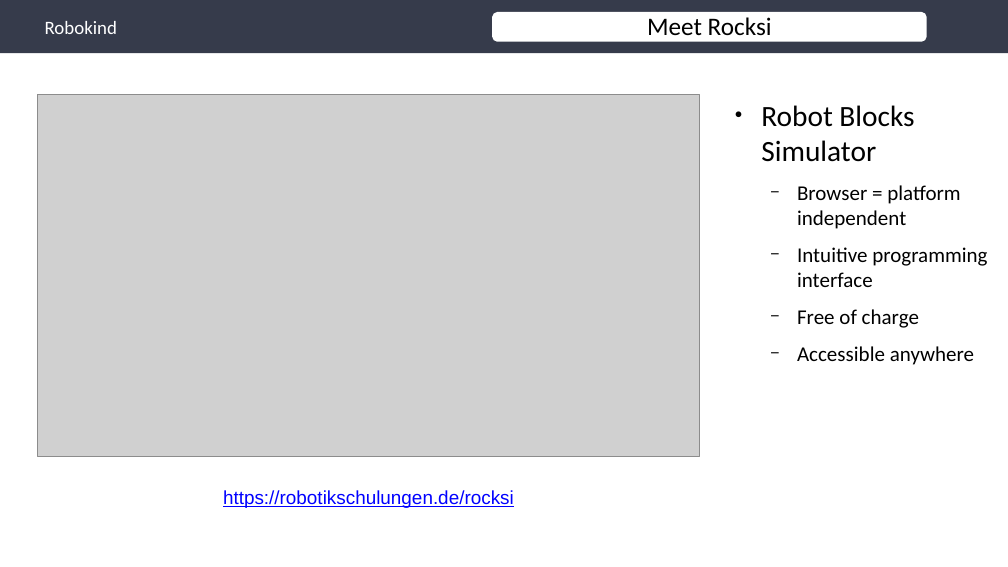
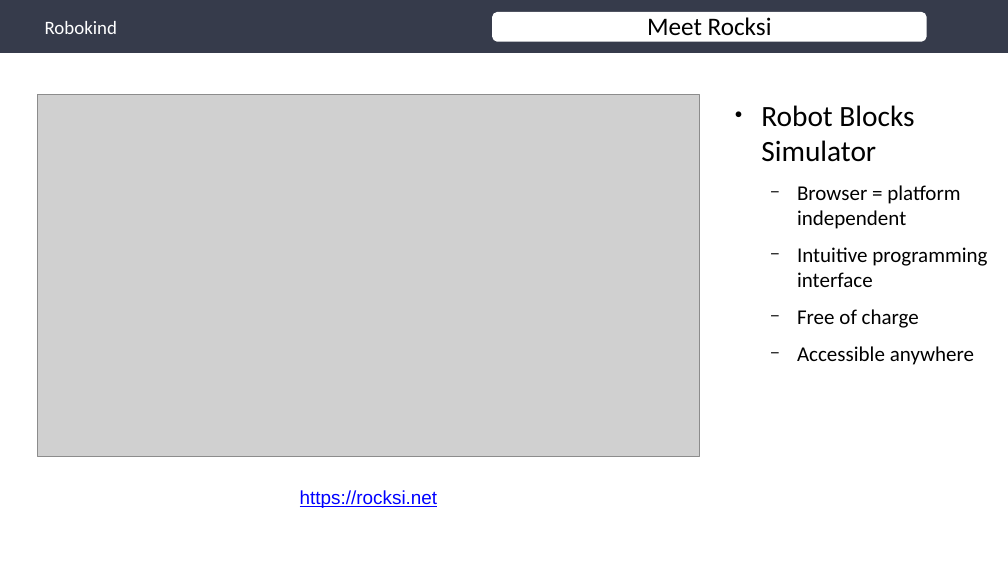
Before and after one commit to ndahn/Rocksi, a slide deck: slide 4 of doc/Rocksi.pptx. Drawn at 1008x567 pixels with LibreOffice and Linux fonts; fonts in the diff are those of the drawing; grey boxes stand for pictures; background and template pictures are left out. Boxes give left, top, right and bottom in pixels: in the first picture for what was removed or moved away, otherwise in the second. Text is boxed around its words. In the diff, an @@ line names an element or a change of style, - is before the commit and + after.

```diff
--- a/doc/Rocksi.pptx
+++ b/doc/Rocksi.pptx
@@ text at (300, 490, 437, 508): text changed @@
-https://robotikschulungen.de/rocksi
+https://rocksi.net
```
Also in this commit, not shown: 6 other files.
